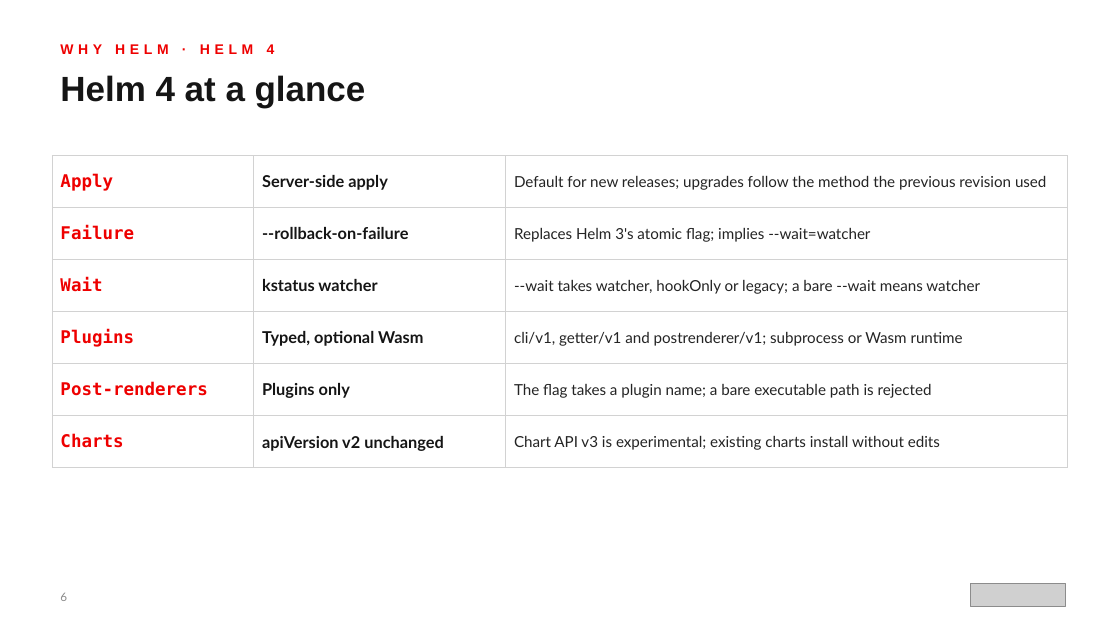
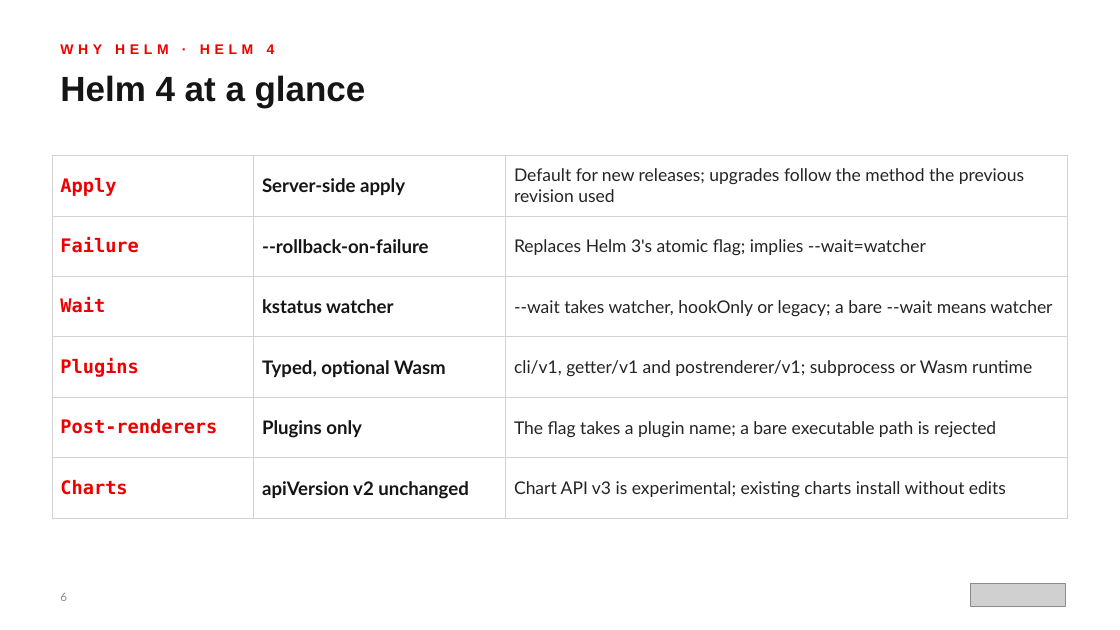
Before and after one commit to patterncatalyst/helm-for-developers, a slide deck: slide 6 of presentation/helm-101/Helm-101-r1.0.pptx. Drawn at 1120x630 pixels with LibreOffice and Linux fonts; fonts in the diff are those of the drawing; grey boxes stand for pictures. Boxes give left, top, right and bottom in pixels: in the first picture for what was removed or moved away, otherwise in the second. Text is boxed around its words. In the diff, an @@ line names an element or a change of style, - is before the commit and + after.

Commit message:
style(r1.0): Helm 101 deck voice pass and readability polish with Red Hat fonts

```diff
--- a/presentation/helm-101/Helm-101-r1.0.pptx
+++ b/presentation/helm-101/Helm-101-r1.0.pptx
@@ table at bbox=[52, 155, 1068, 518] @@
@@ size 15 to 16 pt in "Apply", "Failure", "Wait", "Plugins" and 2 more places @@
@@ size 14 to 16 pt in "Server-side apply", "--rollback-on-failure", "kstatus watcher", "Typed, optional Wasm" and 2 more places @@
@@ size 13 to 15 pt in "Default for new releases; upgrades follow the ...", "Replaces Helm 3's atomic flag; implies --wait=watcher", "--wait takes watcher, hookOnly or legacy; a ...", "cli/v1, getter/v1 and postrenderer/v1; subprocess or Wasm ..." and 2 more places @@
```
Also in this commit, not shown: 21 other slides changed, 2 other files.
